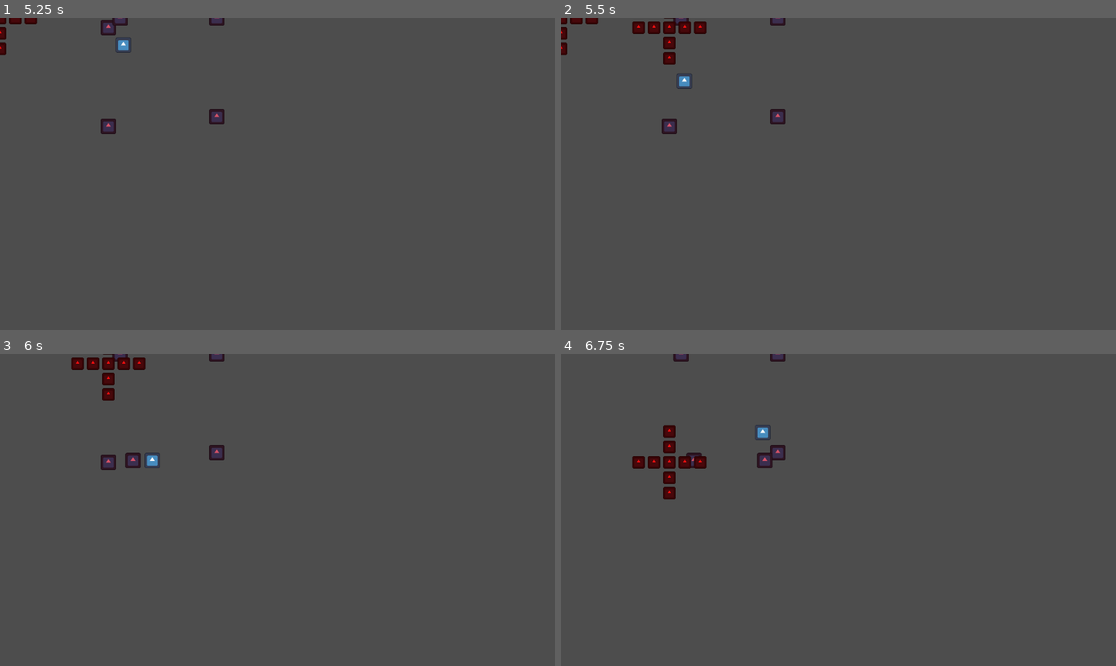
Above: before the commit, frames 1-4 (two rows, left to right).
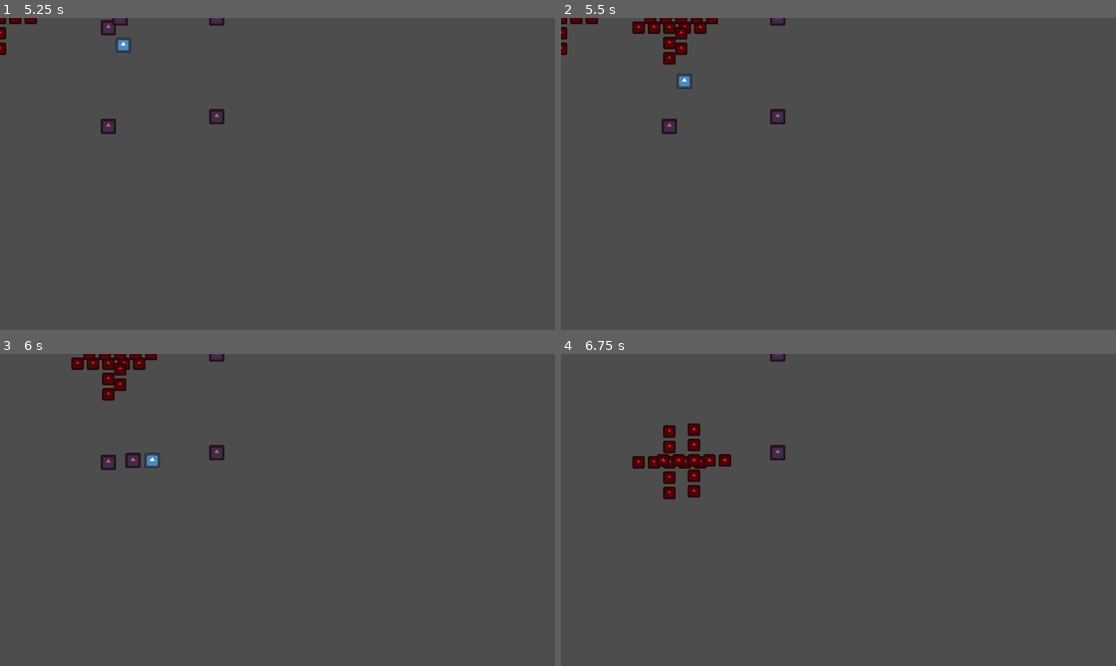
Above: after the commit, the same moments.

Repository: Overkane/bomberman
Game: Godot game, scene res://scenes/player/player.tscn
Same seed, same stepped clock (60 frames per second), same inputs: the game is played once before the commit and once after it. The project has no main scene, so this scene is started directly. The engine's default icon, where the game draws it, is replaced by a stand-in: a white triangle on a blue panel in a dark square.
Inputs:
- Up to frame 1 (5.25 s): tap Enter at 0.5 s; hold D (move_right) 0.53-1.28 s; hold J (place_bomb) 0.53-1.28 s; hold S (move_down) 1.28-2.03 s; tap J (place_bomb) at 1.35, 2.85, 4.35 s; hold D (move_right) 2.03-2.78 s; hold J (place_bomb) 2.03-2.78 s; hold W (move_up) 2.78-3.53 s; hold J (place_bomb) 3.53-4.28 s; hold A (move_left) 3.53-5.03 s; tap Space at 5 s; hold S (move_down) from 5.03 s (still down); hold J (place_bomb) from 5.03 s (still down)
- Up to frame 2 (5.5 s): keep holding S (move_down); keep holding J (place_bomb)
- Up to frame 3 (6 s): release S (move_down) at 5.78 s; release J (place_bomb) at 5.78 s; hold D (move_right) from 5.78 s (still down); tap J (place_bomb) at 5.85 s
- Up to frame 4 (6.75 s): release D (move_right) at 6.53 s; hold W (move_up) from 6.53 s (still down); hold J (place_bomb) from 6.53 s (still down)

Frame 1 is identical in both runs. In frame 2, 0.3% of the frame differs, in the area x 15-29%, y 0-12%; in frame 3, 0.3%; in frame 4, 1.0%, in the area x 17-39%, y 0-47%.

Commit message:
Make stuff explodable

Diff:
--- a/project.godot
+++ b/project.godot
@@ -55,6 +55,7 @@
 
 2d_physics/layer_1="world"
 2d_physics/layer_2="player"
+2d_physics/layer_3="explodable"
 2d_physics/layer_10="bomb_for_player"
 2d_physics/layer_11="bomb_for_enemies"
 
--- a/scenes/bomb/bomb.gd
+++ b/scenes/bomb/bomb.gd
@@ -2,6 +2,10 @@
 extends CharacterBody2D
 
 const BOMB_EXPLOSION := preload("uid://ch58jhxoq461i")
+
+# To prevent multiple explosions from one bomb during one physics frame,
+# cuz bomb disappear only in next frame cuz of call_deferred.
+var is_exploded := false
 
 @onready var fuse_timer: Timer = $FuseTimer
 @onready var bomb_area: Area2D = $BombArea
@@ -13,6 +17,12 @@
 
 	# Initially allow the player to move away from the bomb
 	_set_bomb_collision_for_player(false)
+
+
+func explode() -> void:
+	if not is_exploded:
+		is_exploded = true
+		_on_fuse_timeout.call_deferred()
 
 
 func _spawn_crest_explosion(radius: int) -> void:
--- a/scenes/bomb_explosion/bomb_explosion.gd
+++ b/scenes/bomb_explosion/bomb_explosion.gd
@@ -6,7 +6,12 @@
 
 func _ready() -> void:
 	explosion_lifetime_timer.timeout.connect(_on_explosion_lifetime_timeout)
+	body_entered.connect(_on_body_entered)
 
+
+func _on_body_entered(body: Node) -> void:
+	assert(body.has_method("explode"), "Body does not have an explode() method")
+	body.explode()
 
 func _on_explosion_lifetime_timeout() -> void:
 	queue_free()
--- a/scenes/bomb_explosion/bomb_explosion.tscn
+++ b/scenes/bomb_explosion/bomb_explosion.tscn
@@ -9,7 +9,8 @@
 
 [node name="BombExplosion" type="Area2D"]
 collision_layer = 0
-collision_mask = 7
+collision_mask = 4
+monitorable = false
 script = ExtResource("1_k8new")
 
 [node name="Sprite2D" type="Sprite2D" parent="."]
--- a/scenes/player/player.gd
+++ b/scenes/player/player.gd
@@ -15,3 +15,7 @@
 		var bomb: Bomb = BOMB_SCENE.instantiate()
 		bomb.global_position = global_position
 		get_tree().root.add_child(bomb)
+
+
+func explode() -> void:
+	queue_free()
--- a/scenes/player/player.tscn
+++ b/scenes/player/player.tscn
@@ -8,7 +8,7 @@
 height = 32.0
 
 [node name="Player" type="CharacterBody2D"]
-collision_layer = 2
+collision_layer = 6
 collision_mask = 513
 script = ExtResource("1_dovo2")
 
--- a/scripts/globals.gd
+++ b/scripts/globals.gd
@@ -4,6 +4,7 @@
 enum CollisionLayer {
 	WORLD = 1,
 	PLAYER = 2,
+	EXPLODABLE = 3,
 	BOMB_FOR_PLAYER = 10,
 	BOMB_FOR_ENEMIES = 11,
 }
